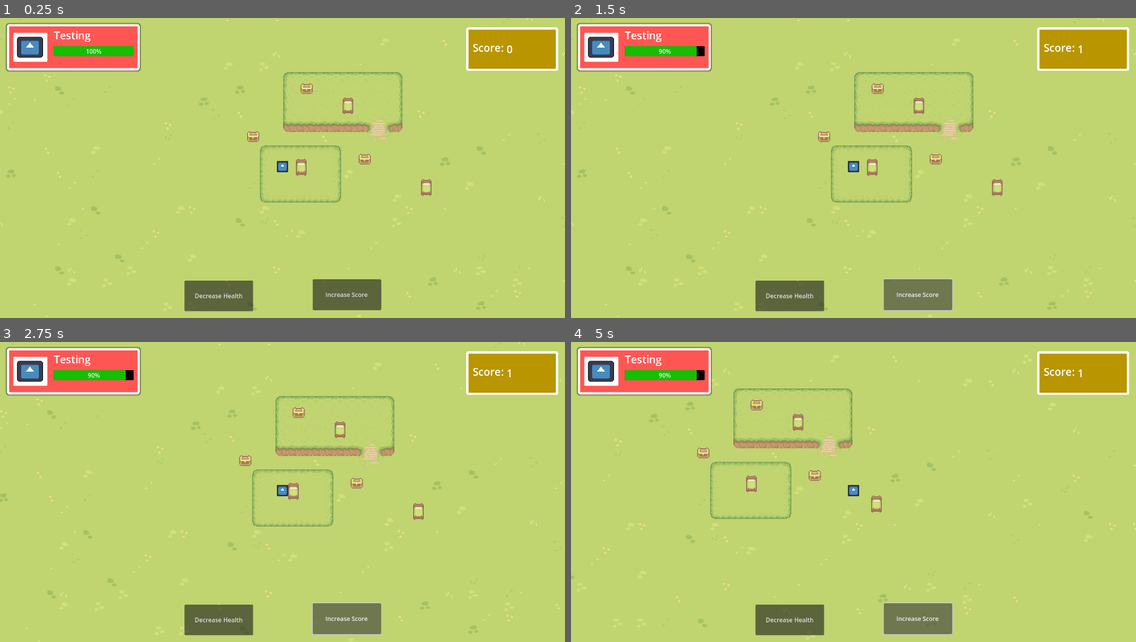
Above: before the commit, frames 1-4 (two rows, left to right).
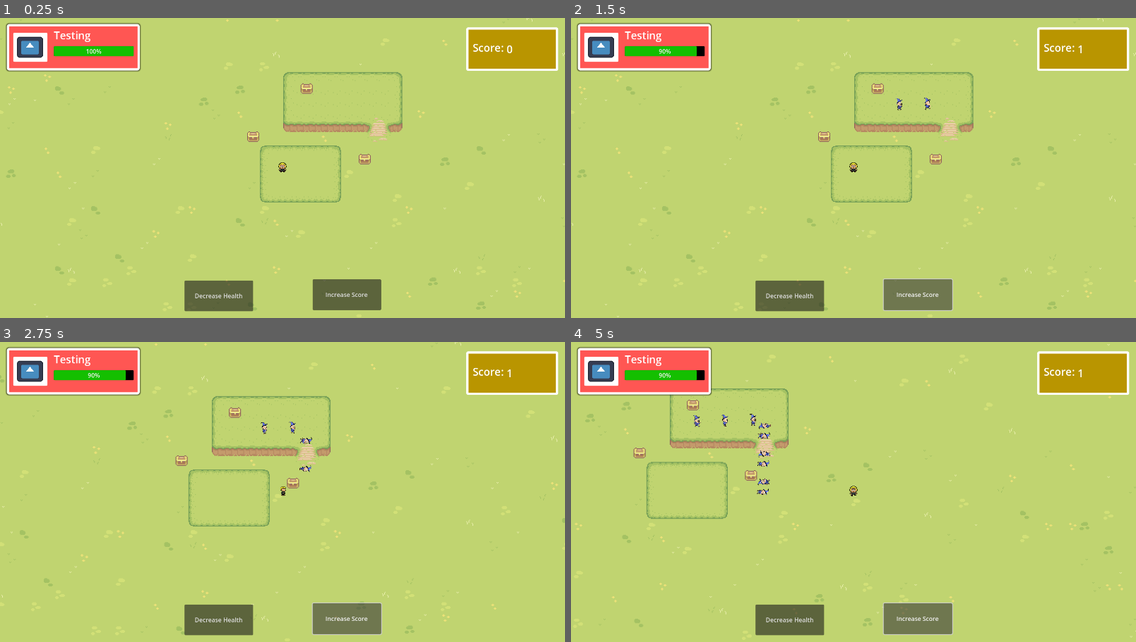
Above: after the commit, the same moments.

Repository: GamersOrgForDevs/Game_Godot
Game: Godot game, scene res://levels/game_level.tscn
Two runs of this game, one before a commit and one after it. Both use one fixed random seed, a clock stepped at 60 frames per second and the inputs below. The engine's default icon, where the game draws it, is replaced by a stand-in: a white triangle on a blue panel in a dark square.
Inputs:
- Up to frame 1 (0.25 s): no input
- Up to frame 2 (1.5 s): click "Decrease Health" at 0.5 s; click "Increase Score" at 1.25 s
- Up to frame 3 (2.75 s): hold D (right) from 2.03 s (still down)
- Up to frame 4 (5 s): release D (right) at 2.78 s; hold S (down) 2.78-3.53 s; hold D (right) 3.53-4.28 s; hold W (up) from 4.28 s (still down)

The runs differ from the first frame. In frame 1, 0.3% of the frame differs, in the area x 49-77%, y 26-60%; in frame 2, 0.3%; in frame 3, 3.7%; in frame 4, 3.8%, in the area x 0-100%, y 0-99%.

Commit message:
Spawn Enemies and Follow Path (#7)
* Following a Path base code for enemies.

* Add ease option to change how it eases in and out of speed

* Made path following object inherent, contains path following object rather than attached to another PathFollow2D

* Path now has attached script that spawns sub-scenes, which destroy at the end of the path.

* Tidying up

* Tidying up some file names

* animation test

I don't think I did the collision right

* playing with animation again

* direction based character animation

very basic animation depending on movement direction

---------

Co-authored-by: Tristan Melton <tristanmelton@engineering.ucla.edu>
Co-authored-by: Alex-Q-W <152808415+Alex-Q-W@users.noreply.github.com>

Diff:
--- a/characters/example_player.tscn
+++ b/characters/example_player.tscn
@@ -1,21 +1,65 @@
-[gd_scene load_steps=4 format=3 uid="uid://ijhhshl56et3"]
+[gd_scene load_steps=10 format=3 uid="uid://ijhhshl56et3"]
 
 [ext_resource type="Script" path="res://scripts/example_player.gd" id="1_5mihe"]
-[ext_resource type="Texture2D" uid="uid://cpfys0bgauk3l" path="res://icon.svg" id="1_giwxd"]
+[ext_resource type="Texture2D" uid="uid://cj7nhphde6wiv" path="res://art/Characters/lil guy2.png" id="2_an86b"]
+[ext_resource type="Texture2D" uid="uid://xeq3evnax3tx" path="res://art/Characters/lil guy1.png" id="2_g2cxd"]
+[ext_resource type="Texture2D" uid="uid://colq20kmohh6o" path="res://art/Characters/lil guy3.png" id="3_bhd3w"]
+[ext_resource type="Texture2D" uid="uid://cl3lfo57ryv3v" path="res://art/Characters/lil guy5.png" id="4_bl7un"]
+[ext_resource type="Texture2D" uid="uid://be6ljqkymjxar" path="res://art/Characters/lil guy6.png" id="5_yu680"]
+[ext_resource type="Texture2D" uid="uid://gb5yue6s3ffq" path="res://art/Characters/lil guy4.png" id="7_u3lwt"]
+
+[sub_resource type="SpriteFrames" id="SpriteFrames_5scxj"]
+animations = [{
+"frames": [{
+"duration": 1.0,
+"texture": ExtResource("2_g2cxd")
+}, {
+"duration": 1.0,
+"texture": ExtResource("2_an86b")
+}],
+"loop": true,
+"name": &"Idle",
+"speed": 5.0
+}, {
+"frames": [{
+"duration": 1.0,
+"texture": ExtResource("4_bl7un")
+}, {
+"duration": 1.0,
+"texture": ExtResource("5_yu680")
+}],
+"loop": true,
+"name": &"Running L+R",
+"speed": 5.0
+}, {
+"frames": [{
+"duration": 1.0,
+"texture": ExtResource("3_bhd3w")
+}, {
+"duration": 1.0,
+"texture": ExtResource("7_u3lwt")
+}],
+"loop": true,
+"name": &"Running U+D",
+"speed": 5.0
+}]
 
 [sub_resource type="RectangleShape2D" id="RectangleShape2D_515u8"]
-size = Vector2(128, 128)
+size = Vector2(100, 123.667)
 
 [node name="ExamplePlayer" type="CharacterBody2D"]
 scale = Vector2(0.24, 0.24)
 script = ExtResource("1_5mihe")
 moveSpeed = 200.0
 
-[node name="Sprite2D" type="Sprite2D" parent="."]
-scale = Vector2(0.5, 0.5)
-texture = ExtResource("1_giwxd")
+[node name="AnimatedSprite2D" type="AnimatedSprite2D" parent="."]
+position = Vector2(2.38419e-07, 0)
+scale = Vector2(2.14844, 2.08333)
+sprite_frames = SubResource("SpriteFrames_5scxj")
+animation = &"Idle"
 
 [node name="CollisionShape2D" type="CollisionShape2D" parent="."]
+position = Vector2(3.38813e-21, 0)
 scale = Vector2(0.5, 0.5)
 shape = SubResource("RectangleShape2D_515u8")
 debug_color = Color(0, 0.6, 0.705882, 0.419608)
--- a/levels/game_level.tscn
+++ b/levels/game_level.tscn
@@ -8,6 +8,7 @@
 [ext_resource type="Texture2D" uid="uid://bquswgbkv8ic7" path="res://art/Tilesets/Wooden House.png" id="6_8yp5p"]
 [ext_resource type="Texture2D" uid="uid://8n27qa17egck" path="res://art/Tilesets/Fences.png" id="7_t5c8j"]
 [ext_resource type="PackedScene" uid="uid://rejki54tgc5n" path="res://objects/chest.tscn" id="8_rtq78"]
+[ext_resource type="Script" path="res://scripts/spawn_enemies_on_path.gd" id="9_8xdyu"]
 [ext_resource type="PackedScene" uid="uid://ciigmr8aony1v" path="res://objects/bed.tscn" id="9_nyn8t"]
 [ext_resource type="PackedScene" uid="uid://bch428c4s76ww" path="res://ui/ui.tscn" id="10_rmv6l"]
 
@@ -703,6 +704,12 @@
 sources/4 = SubResource("TileSetAtlasSource_c165t")
 sources/5 = SubResource("TileSetAtlasSource_xdvp8")
 
+[sub_resource type="Curve2D" id="Curve2D_m60xl"]
+_data = {
+"points": PackedVector2Array(0, 0, 0, 0, 32, -83, 0, 0, 0, 0, 127, -85, 0, 0, 0, 0, 125, 24, 0, 0, 0, 0, 127, -85, 0, 0, 0, 0, 32, -83)
+}
+point_count = 5
+
 [node name="GameLevel" type="Node2D"]
 y_sort_enabled = true
 
@@ -746,11 +753,7 @@
 [node name="Chest3" parent="." instance=ExtResource("8_rtq78")]
 position = Vector2(32, -105)
 
-[node name="Chest4" parent="." instance=ExtResource("9_nyn8t")]
-position = Vector2(87, -86)
-
-[node name="Chest5" parent="." instance=ExtResource("9_nyn8t")]
-position = Vector2(191, 23)
-
-[node name="Chest6" parent="." instance=ExtResource("9_nyn8t")]
-position = Vector2(25, -4)
+[node name="EnemyPath" type="Path2D" parent="."]
+curve = SubResource("Curve2D_m60xl")
+script = ExtResource("9_8xdyu")
+spawn_time = 0.55
--- a/objects/bed.tscn
+++ /dev/null
@@ -1,17 +0,0 @@
-[gd_scene load_steps=3 format=3 uid="uid://ciigmr8aony1v"]
-
-[ext_resource type="Texture2D" uid="uid://fkn8ll712ray" path="res://art/Objects/Basic Furniture.png" id="1_muj6g"]
-
-[sub_resource type="RectangleShape2D" id="RectangleShape2D_76jet"]
-size = Vector2(14, 16)
-
-[node name="Chest" type="Sprite2D"]
-texture = ExtResource("1_muj6g")
-region_enabled = true
-region_rect = Rect2(0, 16, 16, 32)
-
-[node name="StaticBody2D" type="StaticBody2D" parent="."]
-
-[node name="CollisionShape2D" type="CollisionShape2D" parent="StaticBody2D"]
-position = Vector2(0, 8)
-shape = SubResource("RectangleShape2D_76jet")
--- /dev/null
+++ b/objects/enemy.tscn
@@ -0,0 +1,60 @@
+[gd_scene load_steps=12 format=3 uid="uid://ciigmr8aony1v"]
+
+[ext_resource type="Script" path="res://scripts/enemy.gd" id="1_sasya"]
+[ext_resource type="Texture2D" uid="uid://bn7g6ts6bil18" path="res://art/Characters/Lil Wizard right run 0.png" id="2_tj4e0"]
+[ext_resource type="Texture2D" uid="uid://ck7e7w8oxdb3k" path="res://art/Characters/Lil Wizard right run 1.png" id="3_6hlnt"]
+[ext_resource type="Texture2D" uid="uid://lw8vj0ncamty" path="res://art/Characters/Lil Wizard right run 2.png" id="4_0ghsy"]
+[ext_resource type="Texture2D" uid="uid://cvlah50wgtxvh" path="res://art/Characters/Lil Wizard right run 3.png" id="5_bkopb"]
+[ext_resource type="Texture2D" uid="uid://cnwbw7x4w6o53" path="res://art/Characters/Lil Wizard right run 4.png" id="6_dx35c"]
+[ext_resource type="Texture2D" uid="uid://cud1apk14jil3" path="res://art/Characters/Lil Wizard right run 5.png" id="7_w70ii"]
+[ext_resource type="Texture2D" uid="uid://ctj5bpibs3x8r" path="res://art/Characters/Lil Wizard right run 6.png" id="8_lxgvb"]
+[ext_resource type="Texture2D" uid="uid://bi5d3m1x3kfja" path="res://art/Characters/Lil Wizard right run 7.png" id="9_die1h"]
+
+[sub_resource type="SpriteFrames" id="SpriteFrames_wm8ir"]
+animations = [{
+"frames": [{
+"duration": 1.0,
+"texture": ExtResource("2_tj4e0")
+}, {
+"duration": 1.0,
+"texture": ExtResource("3_6hlnt")
+}, {
+"duration": 1.0,
+"texture": ExtResource("4_0ghsy")
+}, {
+"duration": 1.0,
+"texture": ExtResource("5_bkopb")
+}, {
+"duration": 1.0,
+"texture": ExtResource("6_dx35c")
+}, {
+"duration": 1.0,
+"texture": ExtResource("7_w70ii")
+}, {
+"duration": 1.0,
+"texture": ExtResource("8_lxgvb")
+}, {
+"duration": 1.0,
+"texture": ExtResource("9_die1h")
+}],
+"loop": true,
+"name": &"Running",
+"speed": 5.0
+}]
+
+[sub_resource type="RectangleShape2D" id="RectangleShape2D_pqqjg"]
+size = Vector2(34.4618, 58.7489)
+
+[node name="PathFollow2D" type="PathFollow2D"]
+script = ExtResource("1_sasya")
+
+[node name="AnimatedSprite2D" type="AnimatedSprite2D" parent="."]
+position = Vector2(1, 1)
+scale = Vector2(0.240234, 0.255859)
+sprite_frames = SubResource("SpriteFrames_wm8ir")
+animation = &"Running"
+autoplay = "Running"
+
+[node name="CollisionShape2D" type="CollisionShape2D" parent="AnimatedSprite2D"]
+position = Vector2(-2.38419e-07, -3.90839)
+shape = SubResource("RectangleShape2D_pqqjg")
--- /dev/null
+++ b/scripts/enemy.gd
@@ -0,0 +1,12 @@
+extends PathFollow2D
+
+
+# Called when the node enters the scene tree for the first time.
+func _ready():
+	pass # Replace with function body.
+
+
+# Called every frame. 'delta' is the elapsed time since the previous frame.
+func _process(_delta):
+	if self.progress_ratio == 1:
+		queue_free()
--- a/scripts/example_player.gd
+++ b/scripts/example_player.gd
@@ -11,5 +11,18 @@
 	#Update Velocity
 	velocity = inputDirection * moveSpeed
 
+	#character direction animation control
+	if Input.is_action_pressed("right"):
+		get_node("AnimatedSprite2D").set_flip_h(false)
+		$AnimatedSprite2D.play("Running L+R")
+	elif Input.is_action_pressed("left"):
+		get_node("AnimatedSprite2D").set_flip_h(true)
+		$AnimatedSprite2D.play("Running L+R")
+	elif Input.is_action_pressed("up") or Input.is_action_pressed("down"):
+		get_node("AnimatedSprite2D").set_flip_h(false)
+		$AnimatedSprite2D.play("Running U+D")
+	else:
+		$AnimatedSprite2D.play("Idle")
+
 	#Move and SLide function uses velocity of character body to move character on map
 	move_and_slide()
--- /dev/null
+++ b/scripts/spawn_enemies_on_path.gd
@@ -0,0 +1,34 @@
+extends Path2D
+
+@export var path_time : float = 6
+@export var spawn_time : float = 0.5
+var tween
+var timer
+
+const path_follow_obj = preload("res://objects/enemy.tscn")
+# Called when the node enters the scene tree for the first time.
+func _ready():
+	set_process(true)
+
+	timer = Timer.new()
+	add_child(timer)
+	timer.connect("timeout", _on_timer_timeout)
+	timer.set_wait_time(spawn_time)
+	timer.set_one_shot(false)
+	timer.start()
+
+
+
+# Called every frame. 'delta' is the elapsed time since the previous frame.
+func _process(_delta):
+	pass
+
+func _on_timer_timeout():
+	var instance = path_follow_obj.instantiate()
+	self.add_child(instance)
+	tween = get_tree().create_tween()
+	tween.bind_node(instance)
+	tween.set_trans(Tween.TRANS_LINEAR)
+	tween.set_ease(Tween.EASE_IN_OUT)
+	tween.tween_property(instance, "progress_ratio", 1, path_time)
+	tween.set_loops(1)
Binary file added: art/Characters/Lil Wizard right run 0.png
Not shown, added: art/Characters/Lil Wizard right run 0.png.import
Binary file added: art/Characters/Lil Wizard right run 1.png
Not shown, added: art/Characters/Lil Wizard right run 1.png.import
Binary file added: art/Characters/Lil Wizard right run 2.png
Not shown, added: art/Characters/Lil Wizard right run 2.png.import
Binary file added: art/Characters/Lil Wizard right run 3.png
Not shown, added: art/Characters/Lil Wizard right run 3.png.import
Binary file added: art/Characters/Lil Wizard right run 4.png
Not shown, added: art/Characters/Lil Wizard right run 4.png.import
Binary file added: art/Characters/Lil Wizard right run 5.png
Not shown, added: art/Characters/Lil Wizard right run 5.png.import
(and 27 more such lines)
